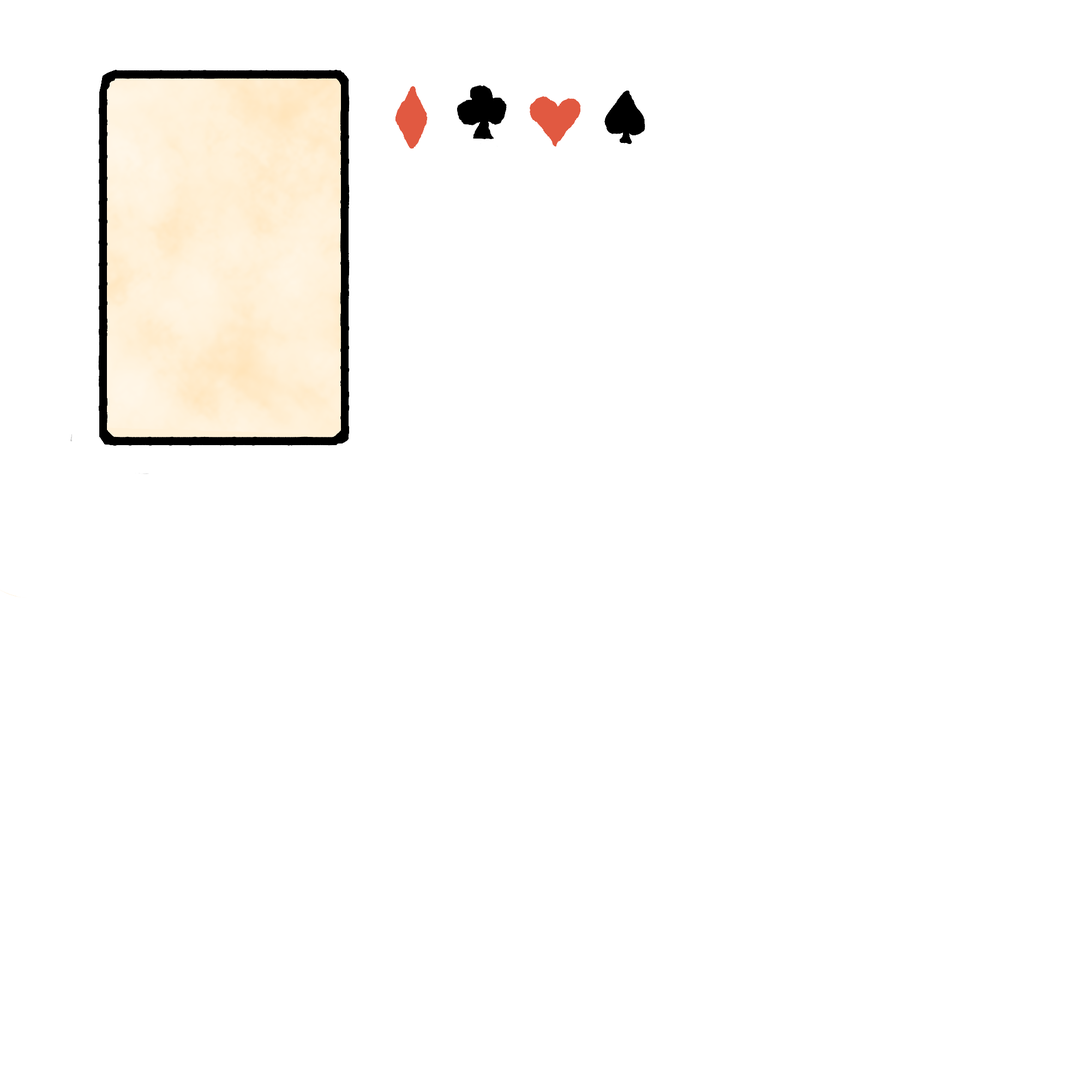
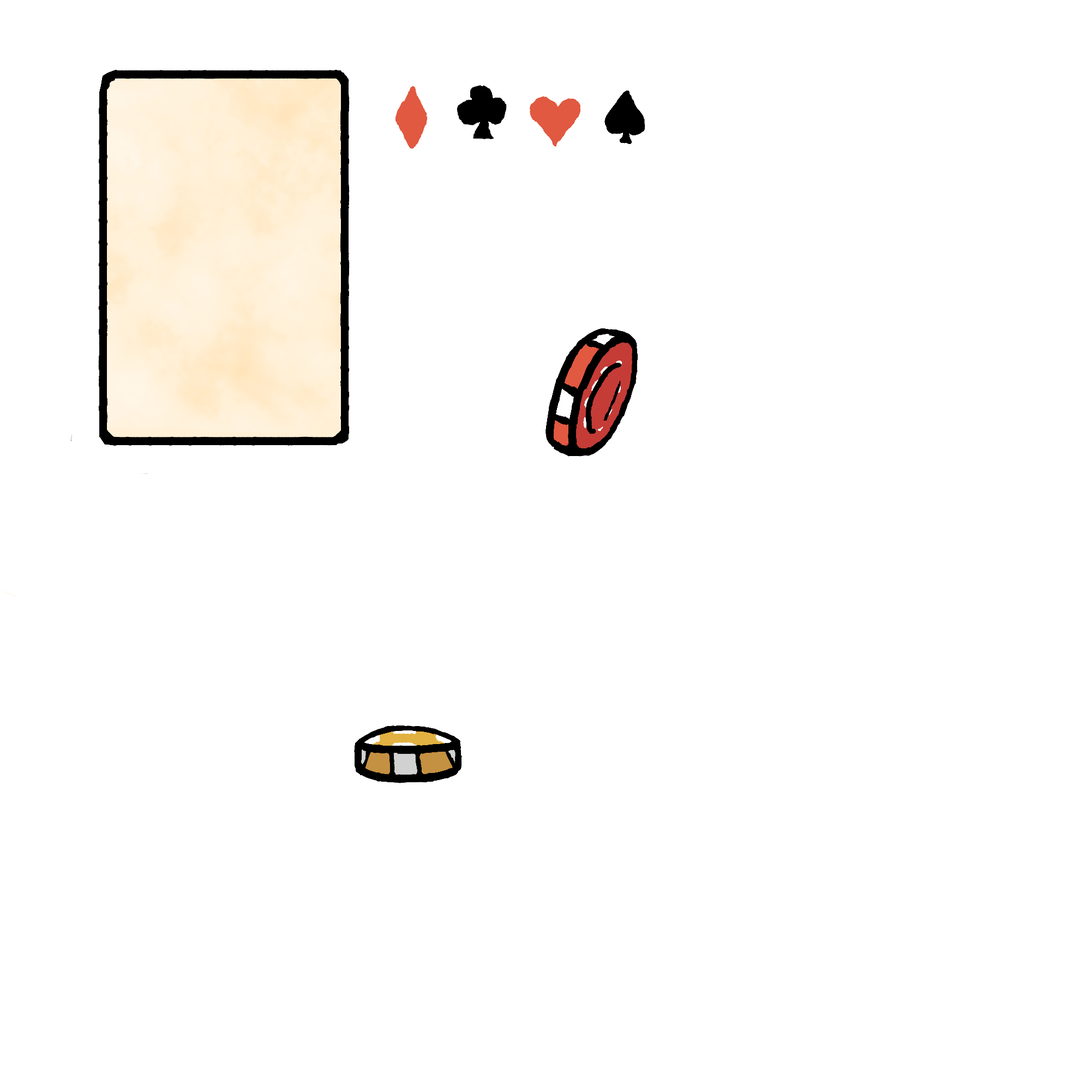
Before/after of a w=1091, h=1091 layered artwork. What changed in the layer stack:
added layer "Слой 2" above "Слой 1" over [354, 328, 638, 784]
painted on "NoiseCloud" over [358, 331, 638, 779]
